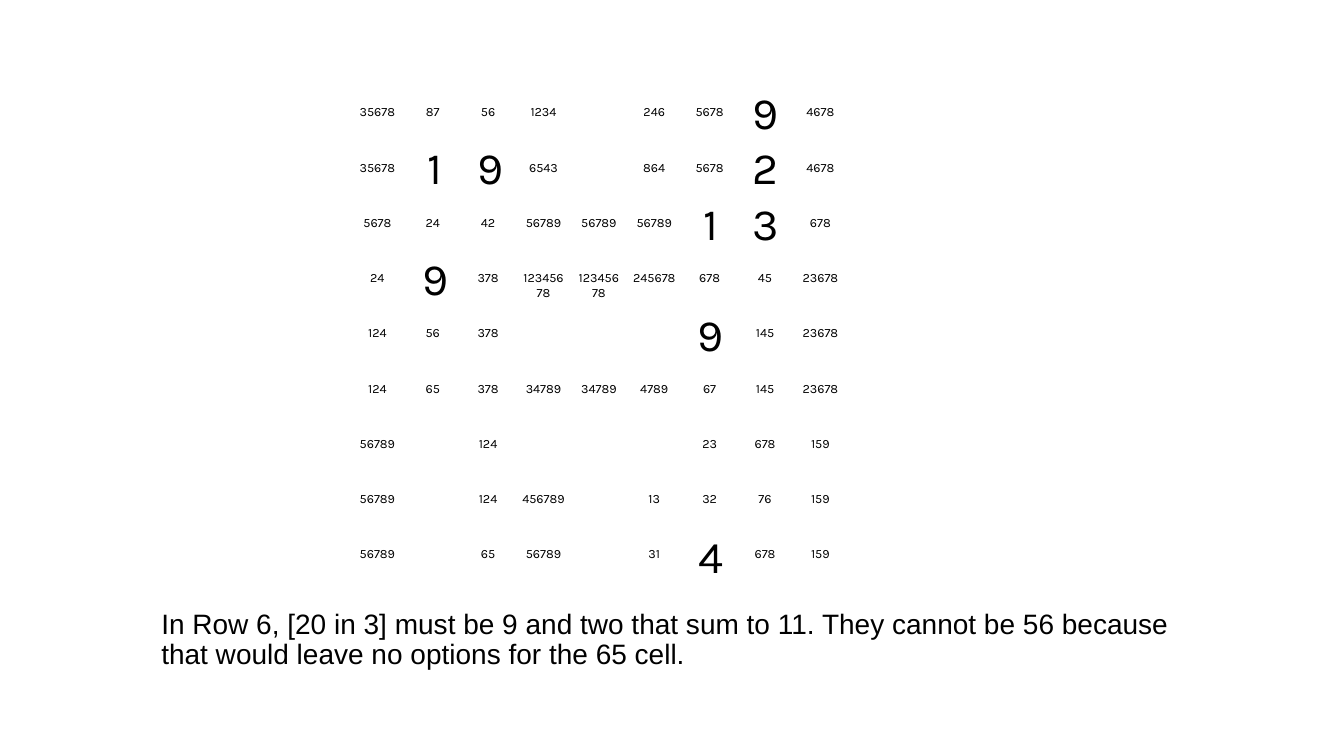
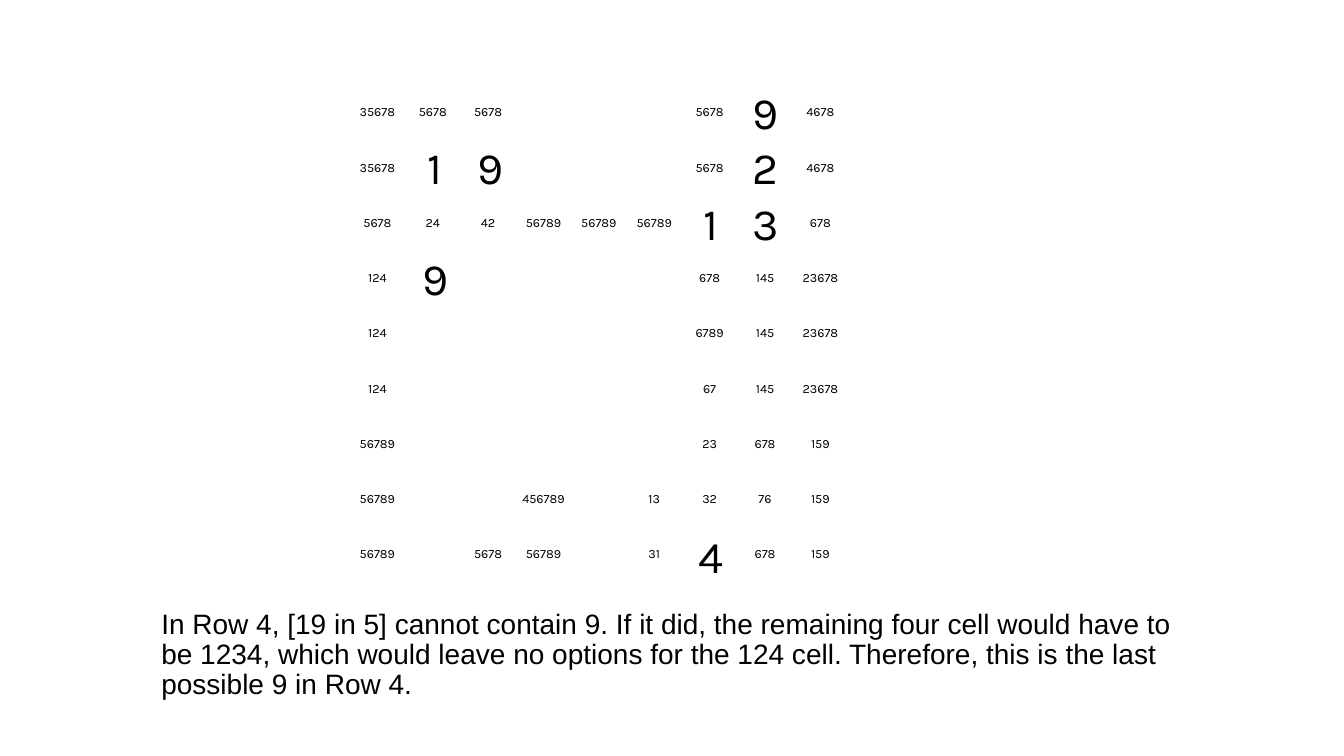
Before and after one commit to jhardis/WSJ_Number_Puzzles, a slide deck: slide 23 of 20260905_1.pptx (slide 44 before the commit). Drawn at 1344x756 pixels with LibreOffice and Linux fonts; fonts in the diff are those of the drawing; background and template pictures are left out. Boxes give left, top, right and bottom in pixels: in the first picture for what was removed or moved away, otherwise in the second. Text is boxed around its words. In the diff, an @@ line names an element or a change of style, - is before the commit and + after.

```diff
--- a/20260905_1.pptx
+++ b/20260905_1.pptx
@@ text at <box>419,108,447,116</box>: text changed @@
-87
+5678
@@ text at <box>474,108,502,116</box>: text changed @@
-56
+5678
@@ text removed at <box>531,108,557,116</box> @@
-1234
@@ text removed at <box>643,108,665,116</box> @@
-246
@@ text removed at <box>529,164,558,172</box> @@
-6543
@@ text removed at <box>643,164,665,172</box> @@
-864
@@ text "124": place and size @@
-text "124" at <box>479,440,497,448</box>
+text "124" at <box>368,274,386,282</box>
@@ text removed at <box>512,265,575,306</box> @@
-12345678
@@ text removed at <box>568,265,630,306</box> @@
-12345678
@@ text removed at <box>370,274,384,282</box> @@
-24
@@ text removed at <box>478,274,499,282</box> @@
-378
@@ text removed at <box>633,274,675,282</box> @@
-245678
@@ text at <box>756,274,774,282</box>: text changed @@
-45
+145
@@ text removed at <box>426,329,440,337</box> @@
-56
@@ text removed at <box>478,329,499,337</box> @@
-378
@@ text added at <box>696,329,724,337</box>, 9 pt, text #000000 @@
+6789
@@ text removed at <box>698,322,724,352</box> @@
-9
@@ text removed at <box>426,385,440,393</box> @@
-65
@@ text removed at <box>478,385,499,393</box> @@
-378
@@ text removed at <box>526,385,561,393</box> @@
-34789
@@ text removed at <box>581,385,616,393</box> @@
-34789
@@ text removed at <box>640,385,668,393</box> @@
-4789
@@ text removed at <box>479,495,497,503</box> @@
-124
@@ text at <box>474,550,502,558</box>: text changed @@
-65
+5678
@@ text at <box>161,613,1170,699</box>: text changed @@
-In Row 6, [20 in 3] must be 9 and two that sum to 11. They cannot be 56 because that would leave no options for the 65 cell.
+In Row 4, [19 in 5] cannot contain 9. If it did, the remaining four cell would have to be 1234, which would leave no options for the 124 cell. Therefore, this is the last possible 9 in Row 4.
```
Also in this commit, not shown: 51 other slides changed, 8 slides added, 23 slides removed.
